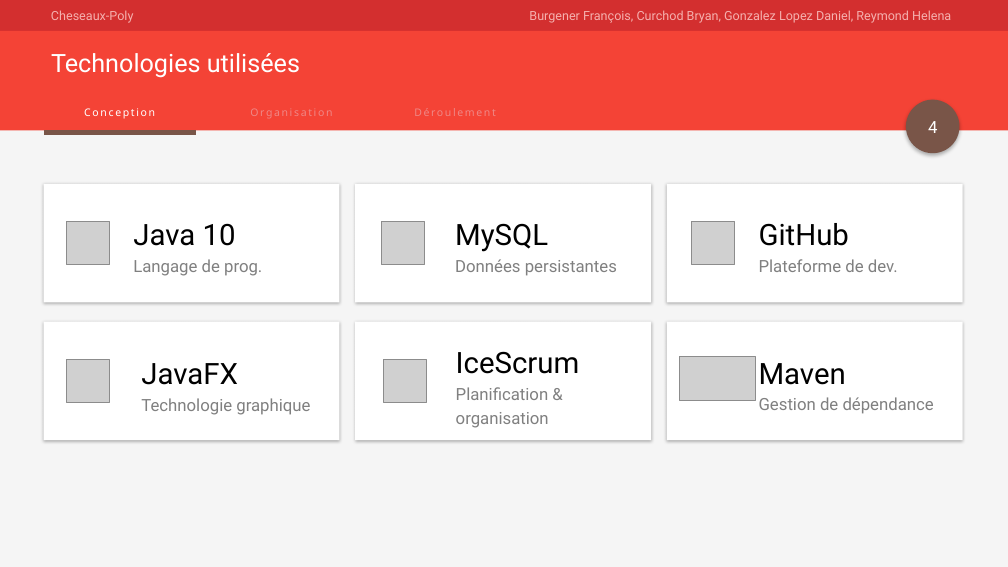
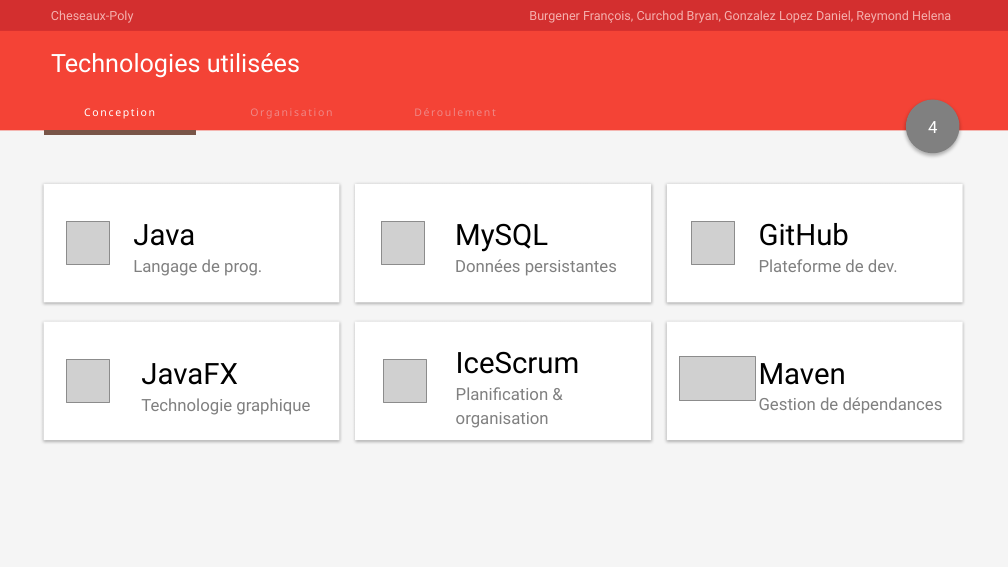
Before and after one commit to Angorance/HEIGVD_Monopoly, a slide deck: slide 4 of Doc/presentation.pptx. Drawn at 1008x567 pixels with LibreOffice and Linux fonts; fonts in the diff are those of the drawing; grey boxes stand for pictures. Boxes give left, top, right and bottom in pixels: in the first picture for what was removed or moved away, otherwise in the second. Text is boxed around its words. In the diff, an @@ line names an element or a change of style, - is before the commit and + after.

```diff
--- a/Doc/presentation.pptx
+++ b/Doc/presentation.pptx
@@ ellipse at box(906, 100, 960, 154): fill #795548 to #808080 @@
@@ text at box(133, 224, 195, 246): text changed @@
-Java 10
+Java
@@ text at box(759, 397, 943, 414): text changed @@
-Gestion de dépendance
+Gestion de dépendances
```
Also in this commit, not shown: 9 other slides changed, 2 slides added, 2 slides removed.
